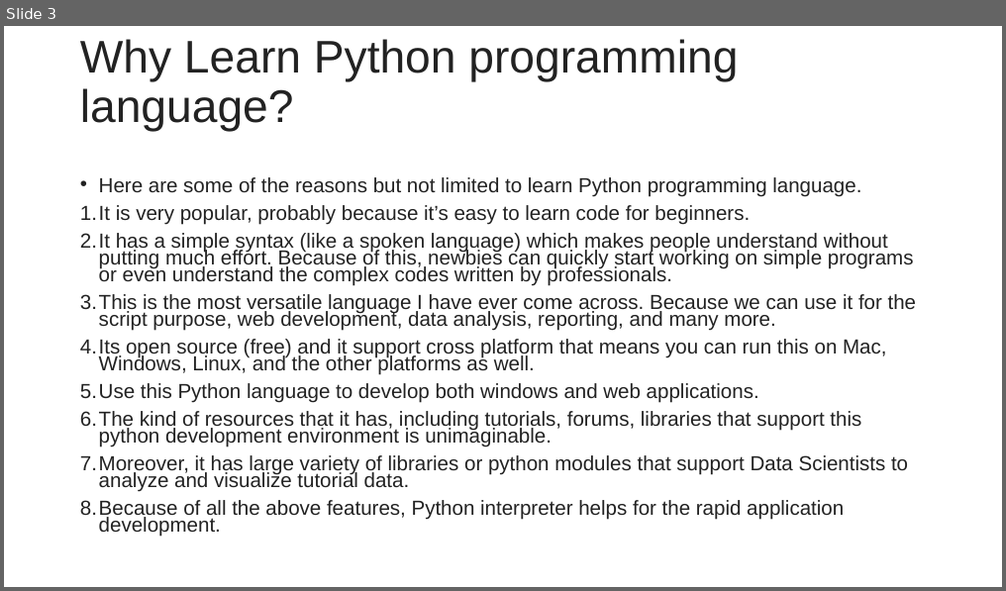
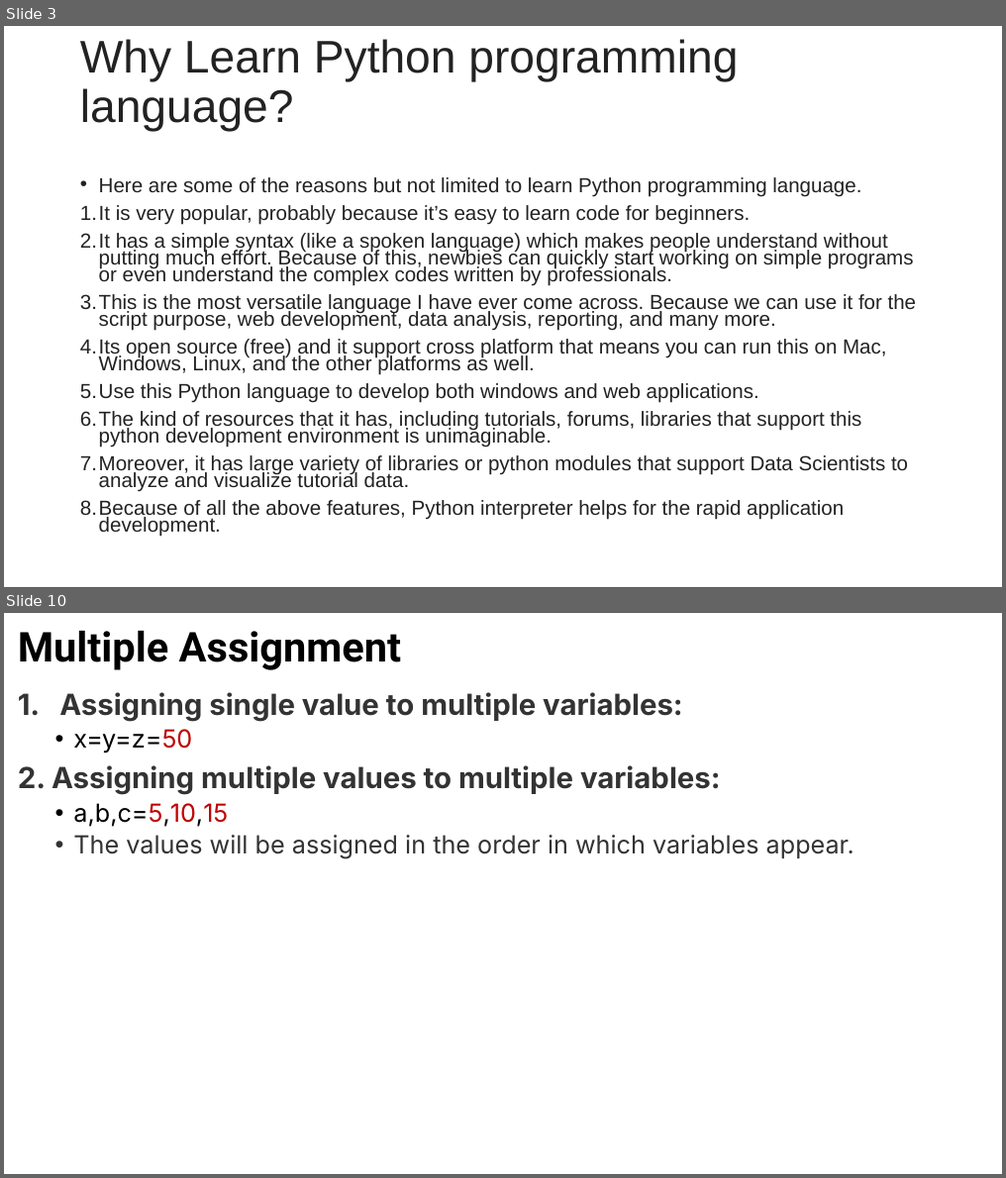
Before and after one commit to hitendradixit/Machine-Learning, a slide deck: SeesionSlides/MACHINE LEARNING Session 1.pptx. Shown one above the other, each under a label of ours: slide 3 before the commit, slides 3 and 10 after it; the slides between them are not shown. The pictures are 1006x591 and 1006x1178 pixels, drawn with LibreOffice and Linux fonts; fonts in the diff are those of the drawing. Boxes give left, top, right and bottom in pixels: in the first picture for what was removed or moved away, otherwise in the second. Text is boxed around its words. In the diff, an @@ line names an element or a change of style, - is before the commit and + after.

```diff
--- a/SeesionSlides/MACHINE LEARNING Session 1.pptx
+++ b/SeesionSlides/MACHINE LEARNING Session 1.pptx
@@ slide 10 added at [4,613,1002,1174], background #FFFFFF @@
@@ title added at [18,630,401,670], 39.6 pt, text #000000, bold @@
+Multiple Assignment
@@ text added at [18,692,854,859], 28 pt, text #333333, bold @@
+1. Assigning single value to multiple variables:
+  • x=y=z=50
+2. Assigning multiple values to multiple variables:
+  • a,b,c=5,10,15
+  • The values will be assigned in the order in which variables appear.
```
Also in this commit, not shown: 2 slides changed, 16 other slides added, 7 slides removed.
